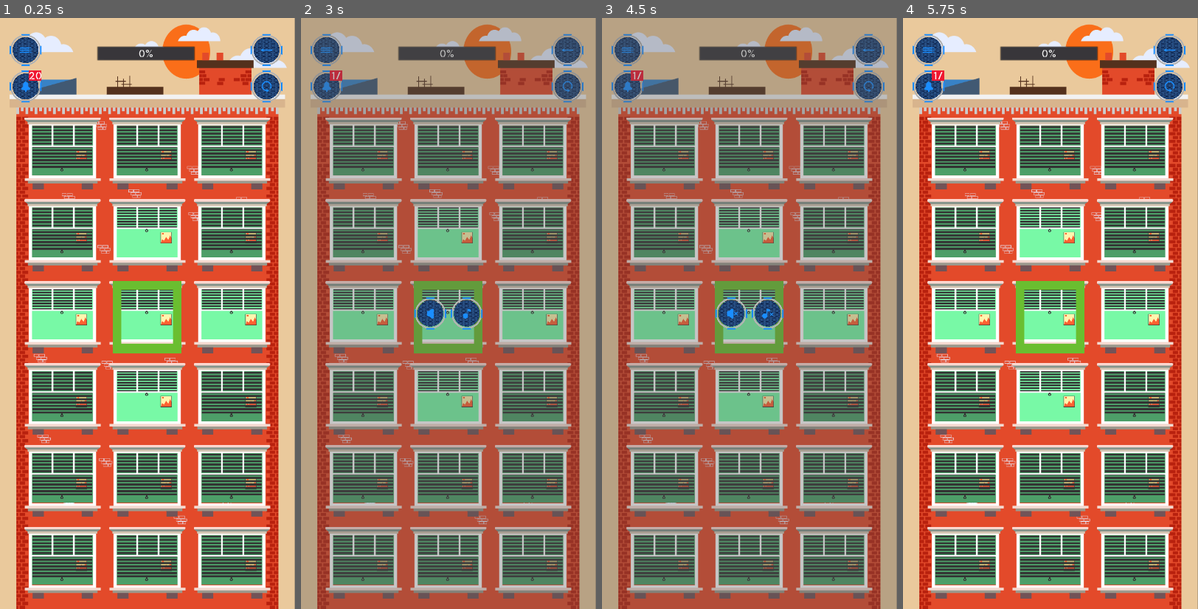
Above: before the commit, frames 1-4 (left to right).
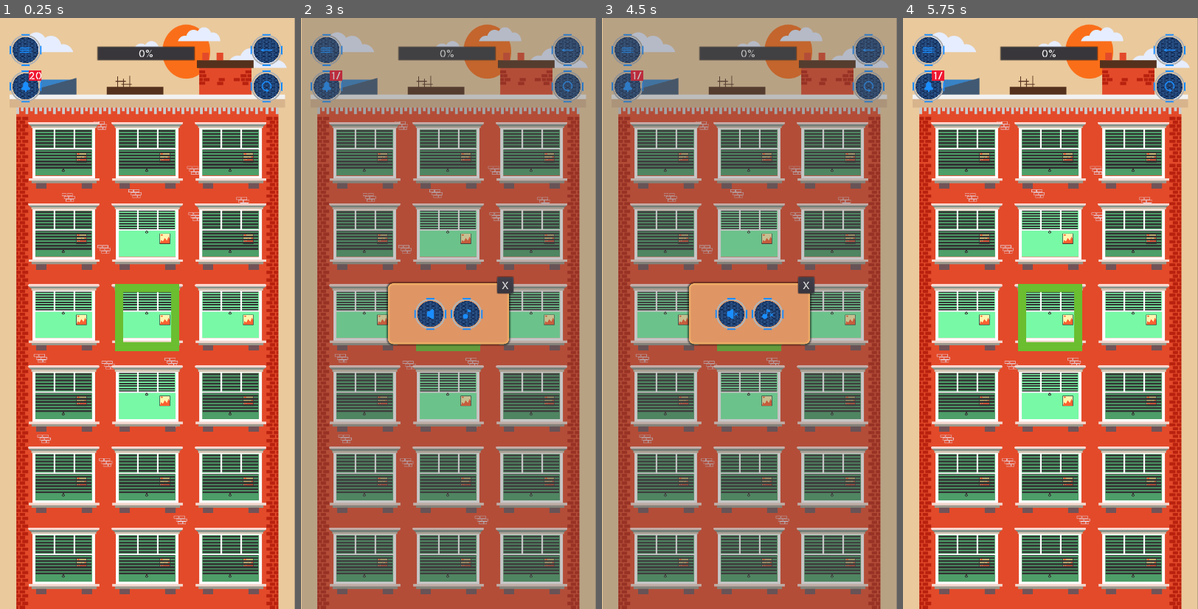
Above: after the commit, the same moments.

Repository: sisipun/SleepyCity
Game: Godot game, scene res://Game/Level/Level.tscn
Two runs of this game, one before a commit and one after it. Both use one fixed random seed, a clock stepped at 60 frames per second and the inputs below.
Inputs (mouse positions are in pixels of both pictures, inside the frame that each line leads up to):
- Up to frame 1 (0.25 s): no input
- Up to frame 2 (3 s): click (327, 88) at 0.5 s; click (327, 88) at 1.25 s; click (327, 88) at 2 s; click (327, 47) at 2.75 s
- Up to frame 3 (4.5 s): click (731, 313) at 3.5 s; click (767, 313) at 4.25 s
- Up to frame 4 (5.75 s): click (1106, 283) at 5 s, where only the run after the commit has a clickable "X"

The runs differ from the first frame. In frame 1, 31% of the frame differs, in the area x 8-92%, y 16-99%; in frame 2, 32%; in frame 3, 32%, in the area x 0-92%, y 0-100%; in frame 4, 31%.

Commit message:
Menu popup add panel background to buttons

Diff:
--- a/Game/Interface/Menu/MenuPopup.gd
+++ b/Game/Interface/Menu/MenuPopup.gd
@@ -12,6 +12,5 @@
 	popup_centered()
 
 
-func _on_background_input(event: InputEvent) -> void:
-	if event is InputEventScreenTouch and event.is_pressed():
-		hide()
+func _on_close() -> void:
+	hide()
--- a/Game/Interface/Menu/MenuPopup.tscn
+++ b/Game/Interface/Menu/MenuPopup.tscn
@@ -13,20 +13,54 @@
 [ext_resource path="res://Assets/Buttons/sound_on_button_active.png" type="Texture" id=11]
 [ext_resource path="res://Game/Interface/Menu/MenuPopup.gd" type="Script" id=12]
 
+[sub_resource type="StyleBoxFlat" id=1]
+bg_color = Color( 0.87451, 0.584314, 0.392157, 1 )
+border_width_left = 5
+border_width_top = 5
+border_width_right = 5
+border_width_bottom = 5
+border_color = Color( 0.956863, 0.713726, 0.403922, 1 )
+border_blend = true
+corner_radius_top_left = 10
+corner_radius_top_right = 10
+corner_radius_bottom_right = 10
+corner_radius_bottom_left = 10
+corner_detail = 4
+shadow_size = 5
+
 [node name="MenuPopup" type="Popup"]
 anchor_right = 1.0
 anchor_bottom = 1.0
 script = ExtResource( 12 )
+__meta__ = {
+"_edit_use_anchors_": false
+}
 
 [node name="Background" type="ColorRect" parent="."]
 anchor_right = 1.0
 anchor_bottom = 1.0
+margin_left = 0.840881
+margin_right = 0.840881
 color = Color( 0.333333, 0.333333, 0.333333, 0.333333 )
 __meta__ = {
 "_edit_use_anchors_": false
 }
 
-[node name="Menu" type="VBoxContainer" parent="."]
+[node name="Panel" type="Panel" parent="."]
+anchor_left = 0.5
+anchor_top = 0.5
+anchor_right = 0.5
+anchor_bottom = 0.5
+margin_left = -123.0
+margin_top = -61.5
+margin_right = 123.0
+margin_bottom = 61.5
+custom_styles/panel = SubResource( 1 )
+__meta__ = {
+"_edit_use_anchors_": false
+}
+
+[node name="Menu" type="VBoxContainer" parent="Panel"]
 anchor_left = 0.5
 anchor_top = 0.5
 anchor_right = 0.5
@@ -40,11 +74,11 @@
 "_edit_use_anchors_": false
 }
 
-[node name="Buttons" type="HBoxContainer" parent="Menu"]
+[node name="Buttons" type="HBoxContainer" parent="Panel/Menu"]
 margin_right = 144.0
 margin_bottom = 70.0
 
-[node name="SoundButton" parent="Menu/Buttons" instance=ExtResource( 2 )]
+[node name="SoundButton" parent="Panel/Menu/Buttons" instance=ExtResource( 2 )]
 anchor_right = 0.0
 anchor_bottom = 0.0
 margin_right = 70.0
@@ -58,12 +92,10 @@
 script = ExtResource( 4 )
 on_normal = ExtResource( 10 )
 on_pressed = ExtResource( 11 )
-on_disabled = null
 off_normal = ExtResource( 1 )
 off_pressed = ExtResource( 7 )
-off_disabled = null
 
-[node name="MusicButton" parent="Menu/Buttons" instance=ExtResource( 2 )]
+[node name="MusicButton" parent="Panel/Menu/Buttons" instance=ExtResource( 2 )]
 anchor_right = 0.0
 anchor_bottom = 0.0
 margin_left = 74.0
@@ -78,10 +110,18 @@
 script = ExtResource( 3 )
 on_normal = ExtResource( 9 )
 on_pressed = ExtResource( 5 )
-on_disabled = null
 off_normal = ExtResource( 6 )
 off_pressed = ExtResource( 8 )
-off_disabled = null
+
+[node name="CloseButton" type="Button" parent="Panel"]
+anchor_left = 1.0
+anchor_right = 1.0
+margin_left = -24.0
+margin_top = -13.0
+margin_right = 9.0
+margin_bottom = 20.0
+text = "X"
 [connection signal="gui_input" from="Background" to="." method="_on_background_input"]
-[connection signal="pressed" from="Menu/Buttons/SoundButton" to="Menu/Buttons/SoundButton" method="_on_pressed"]
-[connection signal="pressed" from="Menu/Buttons/MusicButton" to="Menu/Buttons/MusicButton" method="_on_pressed"]
+[connection signal="pressed" from="Panel/Menu/Buttons/SoundButton" to="Panel/Menu/Buttons/SoundButton" method="_on_pressed"]
+[connection signal="pressed" from="Panel/Menu/Buttons/MusicButton" to="Panel/Menu/Buttons/MusicButton" method="_on_pressed"]
+[connection signal="pressed" from="Panel/CloseButton" to="." method="_on_close"]
--- a/Game/Level/Level.tscn
+++ b/Game/Level/Level.tscn
@@ -27,6 +27,7 @@
 
 [node name="LevelArea" parent="." instance=ExtResource( 1 )]
 position = Vector2( 20, 100 )
+cell_margin = 30.0
 
 [node name="InterfaceLayer" type="CanvasLayer" parent="."]
 
@@ -37,3 +38,4 @@
 [node name="LevelCompletePopup" parent="InterfaceLayer" instance=ExtResource( 6 )]
 
 [node name="MenuPopup" parent="InterfaceLayer" instance=ExtResource( 4 )]
+visible = false
Not shown: 1 places in Game/Interface/Menu/MenuPopup.tscn that only renumber resources
